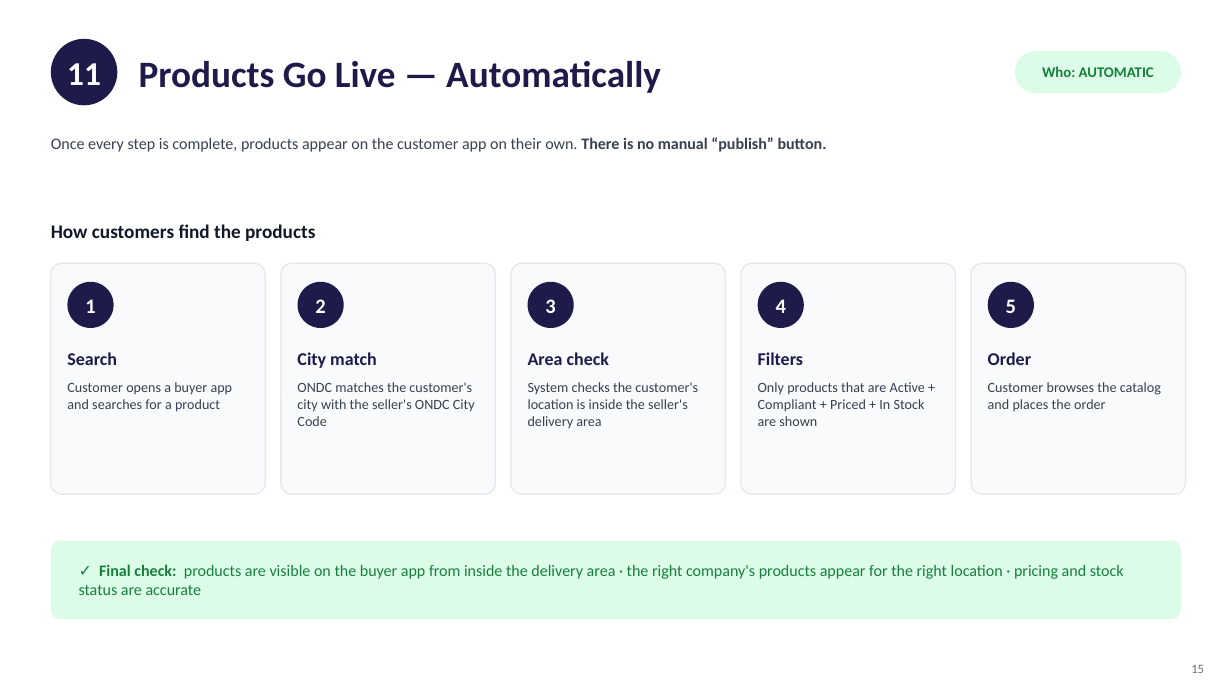
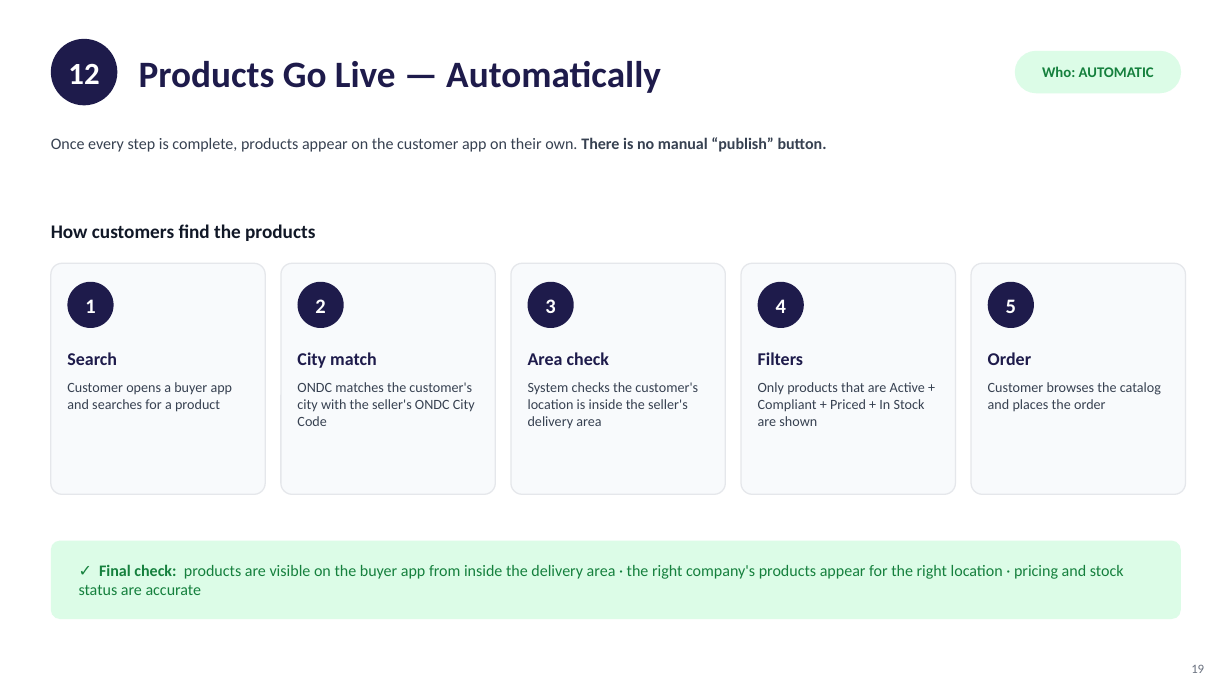
Before and after one commit to qwipo-product/ONDC-Seller-Store, a slide deck: slide 19 of Seller-Onboarding-to-Buyer-App-Visibility.pptx (slide 15 before the commit). Drawn at 1232x693 pixels with LibreOffice and Linux fonts; fonts in the diff are those of the drawing. Boxes give left, top, right and bottom in pixels: in the first picture for what was removed or moved away, otherwise in the second. Text is boxed around its words. In the diff, an @@ line names an element or a change of style, - is before the commit and + after.

```diff
--- a/Seller-Onboarding-to-Buyer-App-Visibility.pptx
+++ b/Seller-Onboarding-to-Buyer-App-Visibility.pptx
@@ text at (x1=68, y1=64, x2=99, y2=84): text changed; size 26 to 24 pt @@
-11
+12
```
Also in this commit, not shown: 16 other slides changed, 6 slides added, 8 other files.
